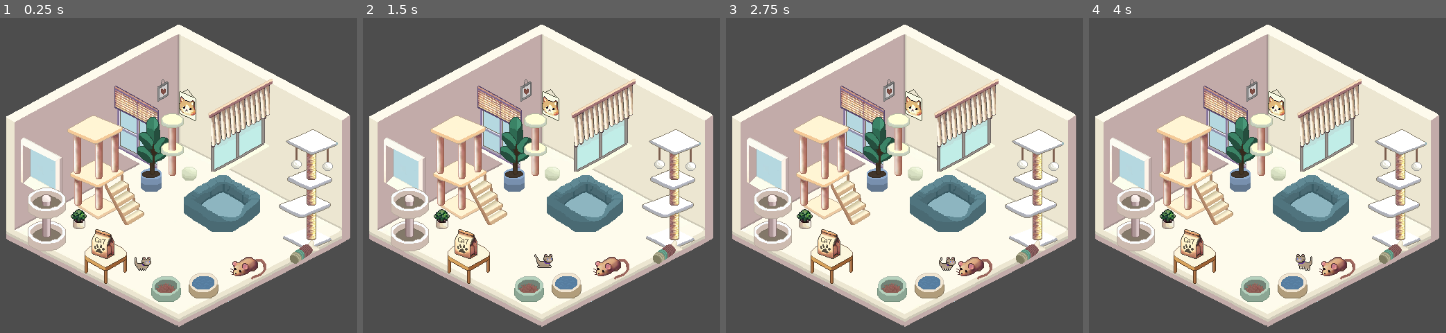
Above: before the commit, frames 1-4 (left to right).
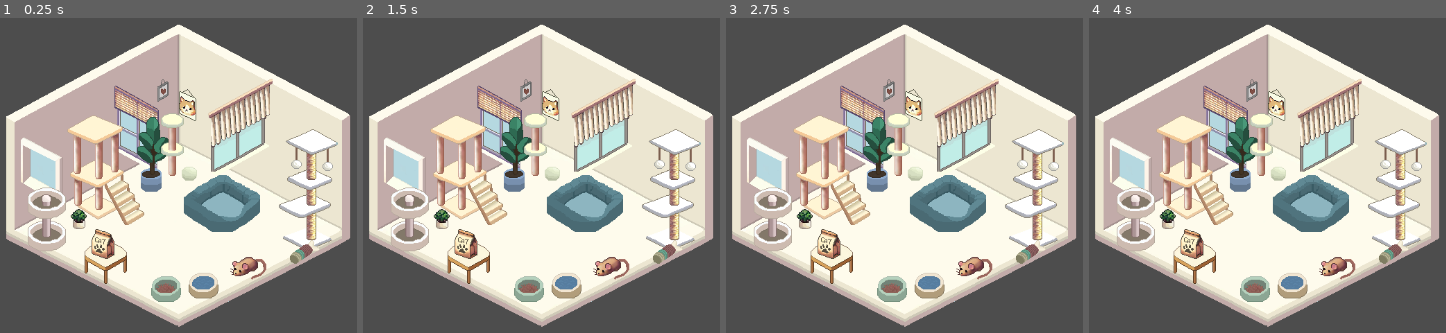
Above: after the commit, the same moments.

Repository: JoannaAtMarist/godot-games
Game: Godot game, scene res://cat_room_demo.tscn
The game is run twice, just before and just after one commit, with the same random seed, the same clock (stepped at 60 frames per second) and the same inputs. The project has no main scene, so this scene is started directly.
Inputs (mouse positions are in pixels of both pictures, inside the frame that each line leads up to):
- Up to frame 1 (0.25 s): no input
- Up to frame 2 (1.5 s): tap Enter at 0.5 s; move the mouse to (outside the picture) at 0.52 s; click (outside the picture) at 0.67 s; move the mouse to (602, 254) at 1.27 s; click (602, 254) at 1.42 s
- Up to frame 3 (2.75 s): move the mouse to (outside the picture) at 2.02 s; click (outside the picture) at 2.17 s
- Up to frame 4 (4 s): move the mouse to (outside the picture) at 2.77 s; click (outside the picture) at 2.92 s; tap Space at 3.5 s; move the mouse to (outside the picture) at 3.52 s; click (outside the picture) at 3.67 s

The runs differ from the first frame. In frame 1, 0.2% of the frame differs, in the area x 37-43%, y 75-81%; in frame 2, 0.2%; in frame 3, 0.2%; in frame 4, 0.2%, in the area x 57-63%, y 74-81%.

Commit message:
cats cats

Diff:
--- /dev/null
+++ b/cursor-test/box_cat_box.tres
@@ -0,0 +1,95 @@
+[gd_resource type="SpriteFrames" format=3 uid="uid://pv0l3dflser3"]
+
+[ext_resource type="Texture2D" uid="uid://bt8donx6u0twr" path="res://assets/CatPackHalloween/EvilCatSprites.png" id="1_cat"]
+
+[sub_resource type="AtlasTexture" id="AtlasTexture_f0"]
+atlas = ExtResource("1_cat")
+region = Rect2(0, 288, 32, 32)
+
+[sub_resource type="AtlasTexture" id="AtlasTexture_f1"]
+atlas = ExtResource("1_cat")
+region = Rect2(32, 288, 32, 32)
+
+[sub_resource type="AtlasTexture" id="AtlasTexture_f2"]
+atlas = ExtResource("1_cat")
+region = Rect2(64, 288, 32, 32)
+
+[sub_resource type="AtlasTexture" id="AtlasTexture_f3"]
+atlas = ExtResource("1_cat")
+region = Rect2(96, 288, 32, 32)
+
+[sub_resource type="AtlasTexture" id="AtlasTexture_f4"]
+atlas = ExtResource("1_cat")
+region = Rect2(128, 288, 32, 32)
+
+[sub_resource type="AtlasTexture" id="AtlasTexture_f5"]
+atlas = ExtResource("1_cat")
+region = Rect2(160, 288, 32, 32)
+
+[sub_resource type="AtlasTexture" id="AtlasTexture_f6"]
+atlas = ExtResource("1_cat")
+region = Rect2(192, 288, 32, 32)
+
+[sub_resource type="AtlasTexture" id="AtlasTexture_f7"]
+atlas = ExtResource("1_cat")
+region = Rect2(224, 288, 32, 32)
+
+[sub_resource type="AtlasTexture" id="AtlasTexture_f8"]
+atlas = ExtResource("1_cat")
+region = Rect2(256, 288, 32, 32)
+
+[sub_resource type="AtlasTexture" id="AtlasTexture_f9"]
+atlas = ExtResource("1_cat")
+region = Rect2(288, 288, 32, 32)
+
+[sub_resource type="AtlasTexture" id="AtlasTexture_f10"]
+atlas = ExtResource("1_cat")
+region = Rect2(320, 288, 32, 32)
+
+[sub_resource type="AtlasTexture" id="AtlasTexture_f11"]
+atlas = ExtResource("1_cat")
+region = Rect2(352, 288, 32, 32)
+
+[resource]
+animations = [{
+"frames": [{
+"duration": 1.0,
+"texture": SubResource("AtlasTexture_f0")
+}, {
+"duration": 1.0,
+"texture": SubResource("AtlasTexture_f1")
+}, {
+"duration": 1.0,
+"texture": SubResource("AtlasTexture_f2")
+}, {
+"duration": 1.0,
+"texture": SubResource("AtlasTexture_f3")
+}, {
+"duration": 1.0,
+"texture": SubResource("AtlasTexture_f4")
+}, {
+"duration": 1.0,
+"texture": SubResource("AtlasTexture_f5")
+}, {
+"duration": 1.0,
+"texture": SubResource("AtlasTexture_f6")
+}, {
+"duration": 1.0,
+"texture": SubResource("AtlasTexture_f7")
+}, {
+"duration": 1.0,
+"texture": SubResource("AtlasTexture_f8")
+}, {
+"duration": 1.0,
+"texture": SubResource("AtlasTexture_f9")
+}, {
+"duration": 1.0,
+"texture": SubResource("AtlasTexture_f10")
+}, {
+"duration": 1.0,
+"texture": SubResource("AtlasTexture_f11")
+}],
+"loop": true,
+"name": &"box",
+"speed": 8.0
+}]
--- /dev/null
+++ b/cursor-test/box_cat_frames.tres
@@ -0,0 +1,3 @@
+[gd_resource type="SpriteFrames" format=3 uid="uid://cghd0k7cmbvyf"]
+
+[resource]
--- a/cursor-test/cat.gd
+++ /dev/null
@@ -1,93 +0,0 @@
-@tool
-extends CharacterBody2D
-
-## Walks back and forth along the room floor, pausing at each end.
-## Also builds the "walk" SpriteFrames (7 x 32x32 frames of RunCatt.png,
-## 8 FPS, looping) in the editor, so the animation is saved into the
-## scene as a SpriteFrames sub-resource.
-
-const FRAME_COUNT := 7
-const FRAME_SIZE := 32
-const SHEET_PATH := "res://assets/RunCatt.png"
-
-@export var speed: float = 45.0
-@export var walk_distance: float = 125.0
-@export var pause_time: float = 1.0
-
-var _start_x: float = 0.0
-var _direction: float = 1.0
-var _pause_timer: float = 0.0
-var _editor_built: bool = false
-
-@onready var _sprite: AnimatedSprite2D = $AnimatedSprite2D
-
-
-func _ready() -> void:
-	_ensure_walk_animation()
-	if Engine.is_editor_hint():
-		return
-	_start_x = global_position.x
-	_sprite.flip_h = false
-	_sprite.play("walk")
-
-
-func _process(_delta: float) -> void:
-	# _ready is not re-run in the editor when a script is (re)attached to a
-	# node already in the tree, so build the frames from _process once.
-	if Engine.is_editor_hint() and not _editor_built:
-		_editor_built = true
-		_ensure_walk_animation()
-
-
-func _physics_process(delta: float) -> void:
-	if Engine.is_editor_hint():
-		return
-	if _pause_timer > 0.0:
-		_pause_timer -= delta
-		velocity = Vector2.ZERO
-		move_and_slide()
-		if _pause_timer <= 0.0:
-			_sprite.play("walk")
-		return
-	velocity = Vector2(_direction * speed, 0.0)
-	move_and_slide()
-	if _direction > 0.0 and global_position.x >= _start_x + walk_distance:
-		global_position.x = _start_x + walk_distance
-		_turn(-1.0)
-	elif _direction < 0.0 and global_position.x <= _start_x:
-		global_position.x = _start_x
-		_turn(1.0)
-
-
-func _turn(new_direction: float) -> void:
-	_direction = new_direction
-	_pause_timer = pause_time
-	# Sheet faces right: flip only when walking left.
-	_sprite.flip_h = _direction < 0.0
-	_sprite.pause()
-
-
-func _ensure_walk_animation() -> void:
-	var sprite := _sprite
-	if sprite == null:
-		sprite = get_node_or_null("AnimatedSprite2D") as AnimatedSprite2D
-	if sprite == null:
-		return
-	if sprite.sprite_frames != null and sprite.sprite_frames.has_animation("walk") and sprite.sprite_frames.get_frame_count("walk") == FRAME_COUNT:
-		return
-	var frames := SpriteFrames.new()
-	if frames.has_animation("default"):
-		frames.remove_animation("default")
-	frames.add_animation("walk")
-	frames.set_animation_loop("walk", true)
-	frames.set_animation_speed("walk", 8.0)
-	var sheet := load(SHEET_PATH) as Texture2D
-	if sheet == null:
-		return
-	for i in FRAME_COUNT:
-		var frame_tex := AtlasTexture.new()
-		frame_tex.atlas = sheet
-		frame_tex.region = Rect2(i * FRAME_SIZE, 0, FRAME_SIZE, FRAME_SIZE)
-		frames.add_frame("walk", frame_tex, 1.0)
-	sprite.sprite_frames = frames
-	sprite.animation = "walk"
--- a/cursor-test/cat_room_demo.tscn
+++ b/cursor-test/cat_room_demo.tscn
@@ -2,8 +2,6 @@
 
 [ext_resource type="Texture2D" uid="uid://cdsr6iysn3vdn" path="res://assets/Rooms/Room1.png" id="1_xui5r"]
 [ext_resource type="Texture2D" uid="uid://3gejtlu5a5sn" path="res://assets/Catroompaid.png" id="2_wv6fm"]
-[ext_resource type="Script" uid="uid://cr12ky5s0g1cc" path="res://cat.gd" id="3_wv6fm"]
-[ext_resource type="SpriteFrames" path="res://cat_walk.tres" id="4_rt7hs"]
 
 [sub_resource type="AtlasTexture" id="AtlasTexture_xui5r"]
 atlas = ExtResource("2_wv6fm")
@@ -80,9 +78,6 @@
 [sub_resource type="AtlasTexture" id="AtlasTexture_d2et0"]
 atlas = ExtResource("2_wv6fm")
 region = Rect2(203, 879, 43, 34)
-
-[sub_resource type="RectangleShape2D" id="RectangleShape2D_rt7hs"]
-size = Vector2(20, 14)
 
 [node name="CatRoom" type="Node2D" unique_id=419358576]
 
@@ -204,18 +199,3 @@
 position = Vector2(418, 338)
 texture = SubResource("AtlasTexture_d2et0")
 centered = false
-
-[node name="Cat" type="CharacterBody2D" parent="." unique_id=1119023772]
-z_index = 10
-position = Vector2(195, 368)
-script = ExtResource("3_wv6fm")
-
-[node name="AnimatedSprite2D" type="AnimatedSprite2D" parent="Cat" unique_id=566616138]
-texture_filter = 1
-sprite_frames = ExtResource("4_rt7hs")
-animation = &"walk"
-autoplay = "walk"
-
-[node name="CollisionShape2D" type="CollisionShape2D" parent="Cat" unique_id=104567213]
-position = Vector2(0, 6)
-shape = SubResource("RectangleShape2D_rt7hs")
--- a/cursor-test/cat_walk.tres
+++ /dev/null
@@ -1,60 +0,0 @@
-[gd_resource type="SpriteFrames" format=3 uid="uid://cts2r6ioyvbjy"]
-
-[ext_resource type="Texture2D" uid="uid://cldtmitxvmw4u" path="res://assets/RunCatt.png" id="1_sheet"]
-
-[sub_resource type="AtlasTexture" id="AtlasTexture_0"]
-atlas = ExtResource("1_sheet")
-region = Rect2(0, 0, 32, 32)
-
-[sub_resource type="AtlasTexture" id="AtlasTexture_1"]
-atlas = ExtResource("1_sheet")
-region = Rect2(32, 0, 32, 32)
-
-[sub_resource type="AtlasTexture" id="AtlasTexture_2"]
-atlas = ExtResource("1_sheet")
-region = Rect2(64, 0, 32, 32)
-
-[sub_resource type="AtlasTexture" id="AtlasTexture_3"]
-atlas = ExtResource("1_sheet")
-region = Rect2(96, 0, 32, 32)
-
-[sub_resource type="AtlasTexture" id="AtlasTexture_4"]
-atlas = ExtResource("1_sheet")
-region = Rect2(128, 0, 32, 32)
-
-[sub_resource type="AtlasTexture" id="AtlasTexture_5"]
-atlas = ExtResource("1_sheet")
-region = Rect2(160, 0, 32, 32)
-
-[sub_resource type="AtlasTexture" id="AtlasTexture_6"]
-atlas = ExtResource("1_sheet")
-region = Rect2(192, 0, 32, 32)
-
-[resource]
-animations = [{
-"frames": [{
-"duration": 1.0,
-"texture": SubResource("AtlasTexture_0")
-}, {
-"duration": 1.0,
-"texture": SubResource("AtlasTexture_1")
-}, {
-"duration": 1.0,
-"texture": SubResource("AtlasTexture_2")
-}, {
-"duration": 1.0,
-"texture": SubResource("AtlasTexture_3")
-}, {
-"duration": 1.0,
-"texture": SubResource("AtlasTexture_4")
-}, {
-"duration": 1.0,
-"texture": SubResource("AtlasTexture_5")
-}, {
-"duration": 1.0,
-"texture": SubResource("AtlasTexture_6")
-}],
-"loop": true,
-"name": &"walk",
-"speed": 8.0
-}]
--- a/cursor-test/game.tscn
+++ /dev/null
@@ -1,5 +0,0 @@
-[gd_scene format=3 uid="uid://cver4gkfp703r"]
-
-[node name="Node" type="Node" unique_id=1540645840]
-
-[node name="Node2D" type="Node2D" parent="." unique_id=283095472]
--- a/cursor-test/mcp_demo.tscn
+++ /dev/null
@@ -1,10 +0,0 @@
-[gd_scene format=3 uid="uid://bjskrlv2vde1h"]
-
-[node name="McpDemo" type="Node2D" unique_id=1840292247]
-
-[node name="Label" type="Label" parent="." unique_id=2091225225]
-offset_left = 200.0
-offset_top = 150.0
-offset_right = 200.0
-offset_bottom = 150.0
-text = "Hello from MCP!"
--- /dev/null
+++ b/cursor-test/mcp_halloween_demo.tscn
@@ -0,0 +1,29 @@
+[gd_scene format=3 uid="uid://dcjuqp435c12v"]
+
+[ext_resource type="Texture2D" uid="uid://bpmhkiwtuwv8j" path="res://assets/Rooms/Room9.png" id="1_2r5di"]
+[ext_resource type="SpriteFrames" uid="uid://cghd0k7cmbvyf" path="res://box_cat_frames.tres" id="1_i8kvo"]
+[ext_resource type="Script" path="res://box_cat.gd" id="2_g8mbe"]
+[ext_resource type="Texture2D" uid="uid://carjcl7t0d4mm" path="res://assets/CatPackHalloween/Pumpkin/IdlePumpkingLighton.png" id="2_tprcl"]
+
+[node name="McpHalloweenDemo" type="Node2D" unique_id=109917361]
+
+[node name="Background" type="Sprite2D" parent="." unique_id=231048536]
+texture_filter = 1
+texture = ExtResource("1_2r5di")
+centered = false
+
+[node name="Pumpkin" type="Sprite2D" parent="." unique_id=504664676]
+texture_filter = 1
+position = Vector2(400, 340)
+scale = Vector2(3, 3)
+texture = ExtResource("2_tprcl")
+region_enabled = true
+region_rect = Rect2(0, 0, 32, 32)
+
+[node name="BoxCat" type="AnimatedSprite2D" parent="." unique_id=1182681680]
+texture_filter = 1
+position = Vector2(256, 300)
+scale = Vector2(4, 4)
+sprite_frames = ExtResource("1_i8kvo")
+animation = &"box"
+script = ExtResource("2_g8mbe")
--- /dev/null
+++ b/cursor-test/mcp_halloween_demo_1.gd
@@ -0,0 +1,6 @@
+extends Node2D
+
+@onready var box_cat: AnimatedSprite2D = $BoxCat
+
+func _ready() -> void:
+	box_cat.play("box")
--- /dev/null
+++ b/cursor-test/mcp_halloween_demo_1.tscn
@@ -0,0 +1,29 @@
+[gd_scene format=3 uid="uid://de80ggyqk5fkl"]
+
+[ext_resource type="Texture2D" uid="uid://bpmhkiwtuwv8j" path="res://assets/Rooms/Room9.png" id="1_eegmo"]
+[ext_resource type="Script" uid="uid://cmjt2ec4h3ilu" path="res://mcp_halloween_demo_1.gd" id="1_yokh8"]
+[ext_resource type="Texture2D" uid="uid://bcd8fscrv8e0w" path="res://assets/CatPackHalloween/Pumpkin/LightsOpening.png" id="2_yokh8"]
+[ext_resource type="SpriteFrames" uid="uid://pv0l3dflser3" path="res://box_cat_box.tres" id="3_kxacb"]
+
+[node name="HalloweenRoom" type="Node2D" unique_id=55361613]
+script = ExtResource("1_yokh8")
+
+[node name="Room" type="Sprite2D" parent="." unique_id=1042074679]
+texture_filter = 1
+texture = ExtResource("1_eegmo")
+centered = false
+
+[node name="Pumpkin" type="Sprite2D" parent="." unique_id=868733348]
+texture_filter = 1
+position = Vector2(400, 340)
+scale = Vector2(1.5, 1.5)
+texture = ExtResource("2_yokh8")
+region_enabled = true
+region_rect = Rect2(0, 0, 32, 32)
+
+[node name="BoxCat" type="AnimatedSprite2D" parent="." unique_id=1195567572]
+texture_filter = 1
+position = Vector2(256, 300)
+scale = Vector2(2, 2)
+sprite_frames = ExtResource("3_kxacb")
+animation = &"box"
--- a/cursor-test/project.godot
+++ b/cursor-test/project.godot
@@ -12,7 +12,6 @@
 
 config/name="cursor-test"
 config/features=PackedStringArray("4.6", "Forward Plus")
-config/icon="res://icon.svg"
 
 [autoload]
 
Not shown, removed: cursor-test/cat.gd.uid
Not shown, added: cursor-test/mcp_halloween_demo_1.gd.uid
